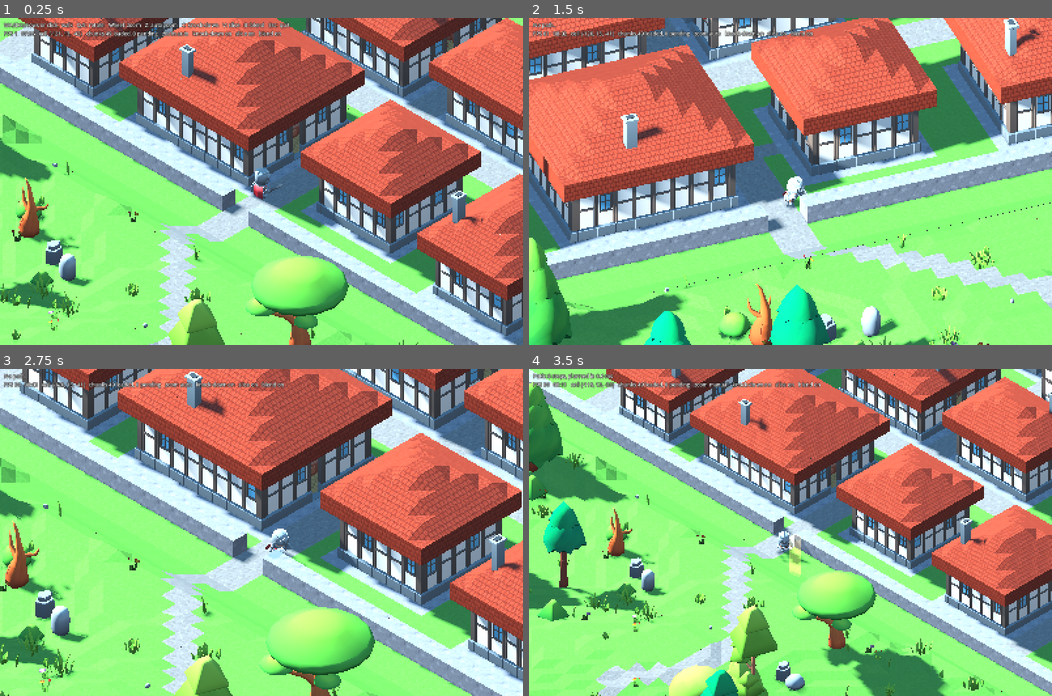
Above: before the commit, frames 1-4 (two rows, left to right).
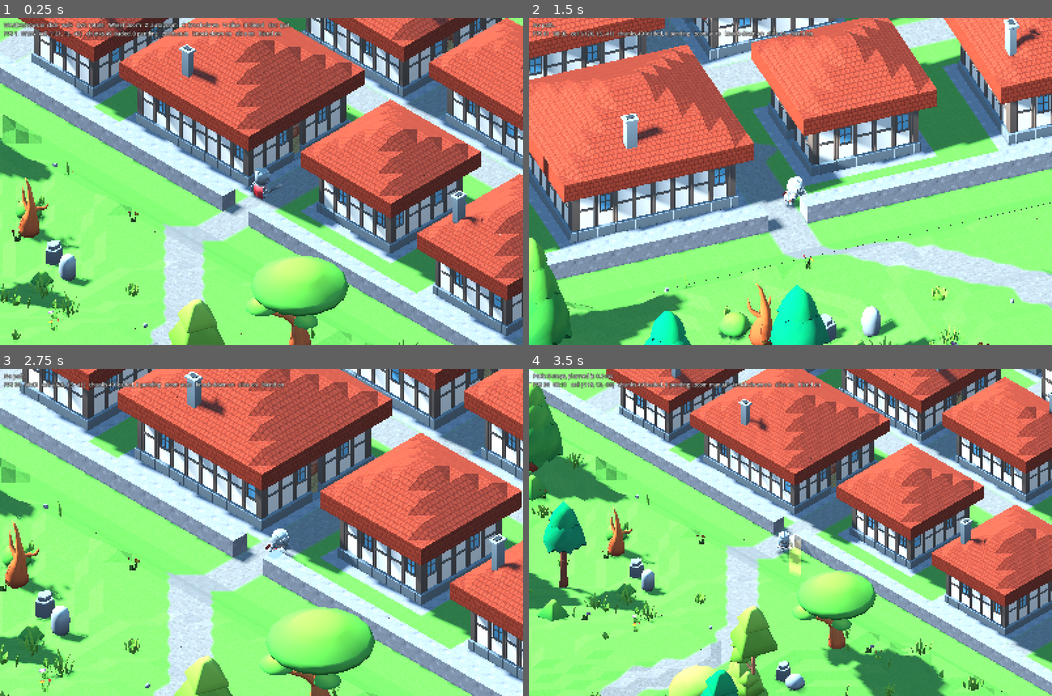
Above: after the commit, the same moments.

Repository: svachalek/iso-rpg
Game: Godot game, scene res://scenes/main.tscn
The game is run twice, just before and just after one commit, with the same random seed, the same clock (stepped at 60 frames per second) and the same inputs.
Inputs (mouse positions are in pixels of both pictures, inside the frame that each line leads up to):
- Up to frame 1 (0.25 s): no input
- Up to frame 2 (1.5 s): tap Enter at 0.5 s; move the mouse to (905, 165) at 0.52 s; hold D 0.53-1.28 s; hold Shift 0.53-1.28 s; click (905, 165) at 0.67 s; move the mouse to (685, 197) at 1.27 s; hold S from 1.28 s (still down); tap Q at 1.35 s
- Up to frame 3 (2.75 s): move the mouse to (313, 460) at 2.02 s; release S at 2.03 s; hold D from 2.03 s (still down); tap E at 2.1 s
- Up to frame 4 (3.5 s): move the mouse to (764, 597) at 2.77 s; release D at 2.78 s; hold W from 2.78 s (still down); tap Z at 2.85 s; click (764, 597) at 2.92 s

The runs differ from the first frame. In frame 1, 1.2% of the frame differs, in the area x 0-99%, y 0-100%; in frame 2, 1.7%, in the area x 22-100%, y 0-90%; in frame 3, 1.2%; in frame 4, 1.5%.

Commit message:
Draw road edges along a contour and round the turns out
- Mark every road and street column in WorldGen.road_map, a second
  wrapping map beside the material map, and take the 0.5 contour of its
  bilinear samples as the road's edge instead of the cell boundary. The
  contour lies on the boundary down a straight edge and cuts the corner
  at a step, so a rasterised turn comes out as the curve it stands for:
  convex where the road turns away, concave in the crook of a bend. By
  fragment, so it costs no geometry and follows any slope the road climbs.
- Gravel joins the tiles the shader repaints, showing the ground it was
  laid over wherever the contour has left its cell.
- Round the coarse A* path's corners off with two Chaikin passes before
  rasterising, so a road curves through a change of direction instead of
  turning a right angle into it.
- Stamp the road as a square on the line rather than a cell and one
  neighbour to a side picked per segment, which threw the road a cell
  sideways every time a segment went from x-major to z-major. Those were
  the elbows the smoothing alone left behind.
- Count a road column only the first time it is laid; consecutive stamps
  overlap heavily and the tally read three times the truth.

Co-Authored-By: Claude Opus 5 <noreply@anthropic.com>
Claude-Session: https://claude.ai/code/session_01M8panAUFUbFGQcWqXJ3LHD

Diff:
--- a/project.godot
+++ b/project.godot
@@ -81,6 +81,10 @@
 "type": "sampler2D",
 "value": ""
 }
+road_map={
+"type": "sampler2D",
+"value": ""
+}
 blend_enabled={
 "type": "float",
 "value": 1.0
--- a/scripts/main.gd
+++ b/scripts/main.gd
@@ -131,9 +131,11 @@
 		var dir: Vector2i = start[1]
 		var side := Vector2i(dir.y, dir.x) * (hash(start[0]) % 61 - 30)
 		road_cells += RoadBuilder.build(gen, start[0], start[0] + dir * 150 + side)
+	gen.paint_road_map()
 	var t1 := Time.get_ticks_msec()
 
 	RenderingServer.global_shader_parameter_set("material_map", gen.material_texture)
+	RenderingServer.global_shader_parameter_set("road_map", gen.road_texture)
 	_set_blend(_blend_on)
 	chunks = ChunkManager.new()
 	chunks.name = "Chunks"
--- a/scripts/road_builder.gd
+++ b/scripts/road_builder.gd
@@ -2,11 +2,15 @@
 extends RefCounted
 
 ## Roads as edits: a coarse A* over the terrain that prefers gentle slopes
-## and avoids water, rasterised two cells wide as a gravel surface. Where a
-## road must cross water it lays a plank deck one cube above the water.
+## and avoids water, its corners rounded off and then rasterised two cells
+## wide as a gravel surface. Where a road must cross water it lays a plank
+## deck one cube above the water. The cells only say which columns the road
+## covers; its edge is drawn along the contour of WorldGen.road_map, so the
+## rasterised steps do not show.
 
 const STEP := 3          # coarse grid spacing in cells
-const WIDTH := 2
+const WIDTH := 2         # cells of a bridge deck; the road's own width is the stamp's
+const SMOOTH_PASSES := 2  # corner-cutting rounds over the coarse path
 const MAX_BRIDGE := 24   # longest straight crossing a road will attempt
 const MAX_CROSSINGS := 4  # bridges one segment may lay before giving up
 const BAR_SPAN := 4       # land this narrow between waters is bridged over
@@ -47,18 +51,44 @@
 	var path := grid.get_id_path(start, goal)
 	if path.is_empty():
 		return 0
+	# The coarse path turns whole right angles between waypoints three cells
+	# apart. Rounding those corners off first is what keeps the road from
+	# throwing an elbow out where it changes direction.
+	var line := PackedVector2Array([Vector2(from)])
+	for i in range(1, path.size() - 1):
+		line.append(Vector2(lo + path[i] * STEP))
+	line.append(Vector2(to))
+	line = _smooth(line)
 	var laid := 0
 	var prev := from
-	for i in range(1, path.size()):
-		var p: Vector2i = lo + path[i] * STEP
-		if i == path.size() - 1:
-			p = to
+	for i in range(1, line.size()):
+		var p := Vector2i(roundi(line[i].x), roundi(line[i].y))
+		if p == prev:
+			continue
 		laid += _lay_segment(gen, prev, p)
 		prev = p
 	return laid
 
 
-## Rasterises a straight segment, WIDTH cells wide. Where the segment meets
+## Chaikin's corner cutting: each pass replaces every span between two
+## waypoints with its quarter and three-quarter points, which rounds off
+## each corner and leaves the two ends where they were.
+static func _smooth(pts: PackedVector2Array) -> PackedVector2Array:
+	for _pass in SMOOTH_PASSES:
+		if pts.size() < 3:
+			break
+		var out := PackedVector2Array([pts[0]])
+		for i in range(pts.size() - 1):
+			var a := pts[i]
+			var b := pts[i + 1]
+			out.append(a.lerp(b, 0.25))
+			out.append(a.lerp(b, 0.75))
+		out.append(pts[pts.size() - 1])
+		pts = out
+	return pts
+
+
+## Rasterises a straight segment two cells wide. Where the segment meets
 ## water the road stops at the bank, a bridge crosses in a straight line
 ## along the axis the crossing mostly follows, and the road resumes from the
 ## landing toward the segment's end.
@@ -66,7 +96,6 @@
 	var laid := 0
 	var d := b - a
 	var steps := maxi(absi(d.x), absi(d.y))
-	var side := Vector2i(0, 1) if absi(d.x) >= absi(d.y) else Vector2i(1, 0)
 	for i in range(0, steps + 1):
 		var t := float(i) / maxf(steps, 1)
 		var c := Vector2i(roundi(lerpf(a.x, b.x, t)), roundi(lerpf(a.y, b.y, t)))
@@ -86,13 +115,25 @@
 			# end is clear of water, so one crossing is one bridge.
 			var guard := 0
 			while guard < 12 and _water_ahead(gen, landing, b):
-				for k in WIDTH:
-					laid += _lay_road_cell(gen, landing + Vector2i(dir.y, dir.x).abs() * k)
+				laid += _lay_road_square(gen, landing)
 				landing += dir
 				guard += 1
 			return laid + _lay_segment(gen, landing, b, crossings + 1)
-		for k in WIDTH:
-			laid += _lay_road_cell(gen, c + side * k)
+		laid += _lay_road_square(gen, c)
+	return laid
+
+
+## A road cell and the three cells that finish the square toward +x and +z,
+## so the band stays the same two cells wide and centred on the line
+## however the line turns. Stamping a cell and one neighbour to a side
+## picked per segment instead threw the road a cell sideways every time a
+## segment went from x-major to z-major, which is where the elbows came
+## from.
+static func _lay_road_square(gen: WorldGen, c: Vector2i) -> int:
+	var laid := 0
+	for dz: int in [0, 1]:
+		for dx: int in [0, 1]:
+			laid += _lay_road_cell(gen, c + Vector2i(dx, dz))
 	return laid
 
 
@@ -152,8 +193,13 @@
 	return landing
 
 
+## Lays one road column, counting it only the first time: consecutive
+## stamps overlap heavily, and the town's streets are already road.
 static func _lay_road_cell(gen: WorldGen, c: Vector2i) -> int:
 	var e := gen.edits
+	if e.roads.has(c):
+		return 0
+	e.set_road(c.x, c.y)
 	if e.heights.has(c) and e.surfaces.has(c):
 		return 0  # town streets already here
 	e.set_surface(c.x, c.y, TileLibrary.Tile.GRAVEL)
--- a/scripts/tile_library.gd
+++ b/scripts/tile_library.gd
@@ -193,8 +193,11 @@
 ## Planks only exist as stairs and landings: straight ramps and flat slabs
 ## within one cube. The pathfinder treats plank pieces as floors.
 const STAIR_TILES: Array[int] = [Tile.PLANKS]
-## Natural ground whose top faces blend into each other via the material map.
-const TERRAIN_TILES: Array[int] = [Tile.GRASS, Tile.DIRT, Tile.STONE, Tile.SAND, Tile.SNOW]
+## Tiles whose top faces the shader repaints from the maps: natural ground
+## blends into its neighbours via the material map, and gravel is cut back
+## to the road map's contour, showing the ground it was laid over outside
+## it. Everything else keeps the texture it was baked with.
+const TERRAIN_TILES: Array[int] = [Tile.GRASS, Tile.DIRT, Tile.STONE, Tile.SAND, Tile.SNOW, Tile.GRAVEL]
 
 ## Corner order: 0 = (-x,-z), 1 = (+x,-z), 2 = (+x,+z), 3 = (-x,+z).
 static var _patches: Array[PackedInt32Array] = []  # canonical corner quarters per patch shape
--- a/scripts/town_builder.gd
+++ b/scripts/town_builder.gd
@@ -422,6 +422,8 @@
 			for k in 2:
 				e.set_surface(origin.x + s + k, origin.y + i, g)
 				e.set_surface(origin.x + i, origin.y + s + k, g)
+				e.set_road(origin.x + s + k, origin.y + i)
+				e.set_road(origin.x + i, origin.y + s + k)
 
 
 ## Where each street leaves the flat ground, as (start column, outward direction).
@@ -624,6 +626,7 @@
 		if _on_street(p.x) or _on_street(p.y):
 			break
 		e.set_cell(_w(p.x, h, p.y), TileLibrary.Tile.GRAVEL)
+		e.set_road(origin.x + p.x, origin.y + p.y)
 		p += out
 
 	# Upper floors: a plank floor over the interior, reached by the stair
--- a/scripts/world_edits.gd
+++ b/scripts/world_edits.gd
@@ -8,6 +8,10 @@
 var chunk_size := 32
 var heights := {}  # Vector2i(x, z) -> int
 var surfaces := {}  # Vector2i(x, z) -> tile: material for the column top (cubes and slopes alike)
+## Every column a road or a street was laid on, however it was laid. The
+## generator paints these into WorldGen.road_map, whose contour the shader
+## follows instead of the cell edges, so a road's corners come out rounded.
+var roads := {}    # Vector2i(x, z) -> true
 var _cells := {}   # Vector2i chunk -> { Vector3i local -> Vector2i(tile, orientation) }, tile -1 clears
 
 
@@ -17,6 +21,10 @@
 
 func set_surface(x: int, z: int, tile: int) -> void:
 	surfaces[Vector2i(x, z)] = tile
+
+
+func set_road(x: int, z: int) -> void:
+	roads[Vector2i(x, z)] = true
 
 
 func set_cell(p: Vector3i, tile: int, orientation: int = 0) -> void:
--- a/scripts/world_gen.gd
+++ b/scripts/world_gen.gd
@@ -49,6 +49,12 @@
 ## one to the scene; the shader blends materials by sampling it.
 var material_map := Image.create_empty(MAP_SIZE, MAP_SIZE, false, Image.FORMAT_RGBA8)
 var material_texture := ImageTexture.create_from_image(material_map)
+
+## One texel per column on the same wrapping grid: 1 where a road or a
+## street was laid, 0 elsewhere. Roads are all laid before the first chunk
+## builds, so paint_road_map() fills it once.
+var road_map := Image.create_empty(MAP_SIZE, MAP_SIZE, false, Image.FORMAT_R8)
+var road_texture := ImageTexture.create_from_image(road_map)
 
 var _hills := FastNoiseLite.new()
 var _mountains := FastNoiseLite.new()
@@ -232,6 +238,16 @@
 			rem -= stone
 			c += Color(rem, sand, stone, snow)
 	return c / 9.0
+
+
+## Paints every road column laid so far into road_map. A texel's centre
+## falls on its column's centre, so the shader's bilinear samples run the
+## road's edge exactly along the cell boundary on a straight stretch and
+## cut the corner where a step turns.
+func paint_road_map() -> void:
+	for c: Vector2i in edits.roads:
+		road_map.set_pixel(posmod(c.x, MAP_SIZE), posmod(c.y, MAP_SIZE), Color(1, 0, 0))
+	road_texture.update(road_map)
 
 
 func _paint_material_map(heights: PackedInt32Array, heights_f: PackedFloat32Array, levels: PackedInt32Array, w: int, ox: int, oz: int, size: int) -> void:
--- a/shaders/tiles.gdshader
+++ b/shaders/tiles.gdshader
@@ -33,6 +33,14 @@
 // grass, sand, stone and snow; the remainder is water. Sampled bilinearly
 // so boundaries between materials blend over a cell or two.
 global uniform sampler2D material_map : filter_linear, repeat_enable;
+// One texel per world column on the same grid: 1 on a road column, 0 off
+// it. A road is rasterised whole cells at a time, so its turns come out as
+// stair steps; the 0.5 contour of this map's bilinear samples is taken as
+// the road's edge instead of the cell boundary. On a straight stretch the
+// contour lies exactly on the boundary, and at a step it rounds the corner
+// off, convex or concave as the four columns around it fall. Done by
+// fragment, so it costs no geometry and follows any slope the road climbs.
+global uniform sampler2D road_map : filter_linear, repeat_enable;
 global uniform float blend_enabled;   // 0 shows each cube's own material (B key)
 #ifdef WATER
 uniform sampler2D depth_tex : hint_depth_texture, filter_nearest;
@@ -154,18 +162,29 @@
 			// fades out of the map just as grass cubes begin, so the last
 			// sand cubes before the grass carry next to no sand weight, and
 			// keeping their own texture drew them as a hard-edged patch.
-			bool natural = own == 0 || own == 1 || own == 4
+			// Gravel is only ever a road or a street, so it blends too: the
+			// ground it was laid over is what shows wherever the road
+			// contour has left its cell.
+			bool natural = own == 0 || own == 1 || own == 4 || own == 11
 				|| (own == 3 && w.b > 0.001) || (own == 6 && w.a > 0.001);
+			// Explicit derivatives from the baked UV: the remapped
+			// coordinates jump at face edges and would pick a blurry mip.
+			vec2 dx = dFdx(UV);
+			vec2 dy = dFdy(UV);
 			if (natural && land > 0.001) {
 				int g = top_face ? 0 : 1;
-				// Explicit derivatives from the baked UV: the remapped
-				// coordinates jump at face edges and would pick a blurry mip.
-				vec2 dx = dFdx(UV);
-				vec2 dy = dFdy(UV);
 				ALBEDO = (w.r * textureGrad(atlas, slot_uv(g, local), dx, dy).rgb
 					+ w.g * textureGrad(atlas, slot_uv(4, local), dx, dy).rgb
 					+ w.b * textureGrad(atlas, slot_uv(3, local), dx, dy).rgb
 					+ w.a * textureGrad(atlas, slot_uv(6, local), dx, dy).rgb) / land;
+			}
+			// The road over the ground, cut at the map's 0.5 contour and
+			// carried a pixel or so past it so the edge does not crawl.
+			if (top_face) {
+				float road = texture(road_map, world_pos.xz / MAP_SIZE).r;
+				float aa = max(fwidth(road), 0.002);
+				ALBEDO = mix(ALBEDO, textureGrad(atlas, slot_uv(11, local), dx, dy).rgb,
+					smoothstep(0.5 - aa, 0.5 + aa, road));
 			}
 			// Wet ground at the waterline.
 			ALBEDO *= 1.0 - 0.3 * water;
Not shown, changed: CLAUDE.md
Not shown, changed: README.md
